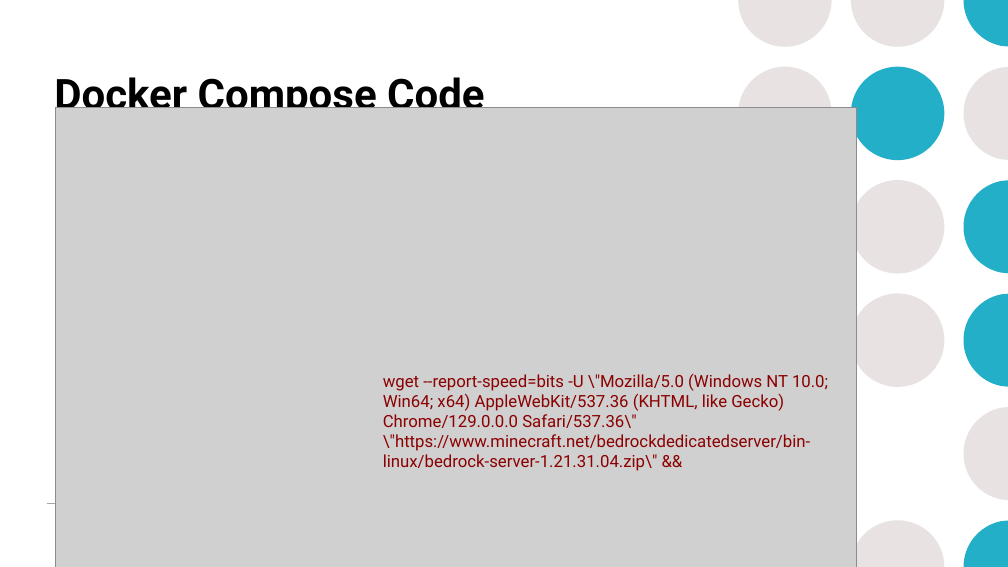
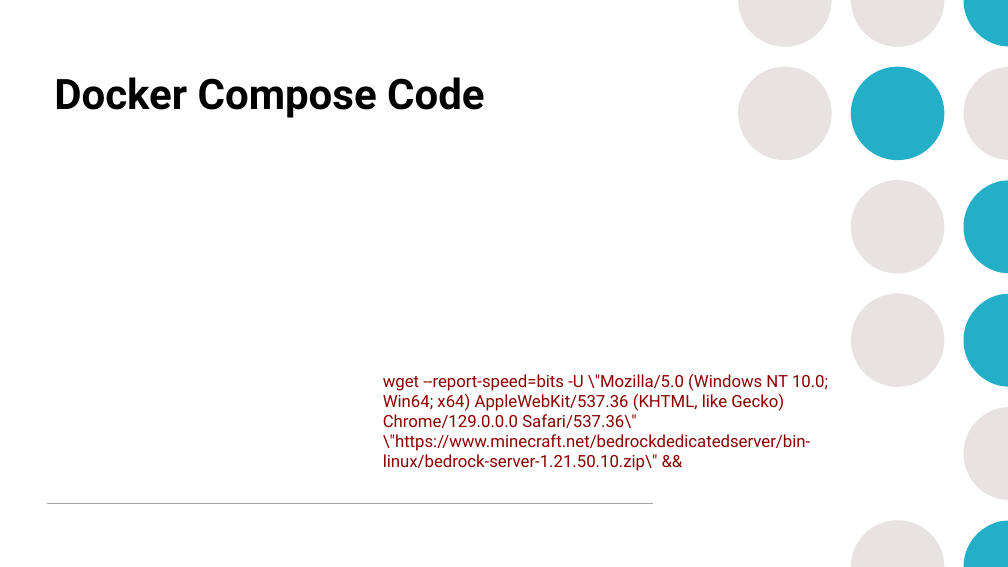
Before and after one commit to mrobbeloth/Lectures, a slide deck: slide 51 of Minecraft/Learning DevOps Through Minecraft.pptx. Drawn at 1008x567 pixels with LibreOffice and Linux fonts; fonts in the diff are those of the drawing; grey boxes stand for pictures; background and template pictures are left out. Boxes give left, top, right and bottom in pixels: in the first picture for what was removed or moved away, otherwise in the second. Text is boxed around its words. In the diff, an @@ line names an element or a change of style, - is before the commit and + after.

Commit message:
update bedrock part of presentation

```diff
--- a/Minecraft/Learning DevOps Through Minecraft.pptx
+++ b/Minecraft/Learning DevOps Through Minecraft.pptx
@@ picture removed at box(56, 107, 857, 567) @@
@@ text at box(383, 374, 828, 471): text changed @@
-wget --report-speed=bits -U \"Mozilla/5.0 (Windows NT 10.0; Win64; x64) AppleWebKit/537.36 (KHTML, like Gecko) Chrome/129.0.0.0 Safari/537.36\" \"https://www.minecraft.net/bedrockdedicatedserver/bin-linux/bedrock-server-1.21.31.04.zip\" &&
+wget --report-speed=bits -U \"Mozilla/5.0 (Windows NT 10.0; Win64; x64) AppleWebKit/537.36 (KHTML, like Gecko) Chrome/129.0.0.0 Safari/537.36\" \"https://www.minecraft.net/bedrockdedicatedserver/bin-linux/bedrock-server-1.21.50.10.zip\" &&
```
Also in this commit, not shown: 1 other slide changed.
